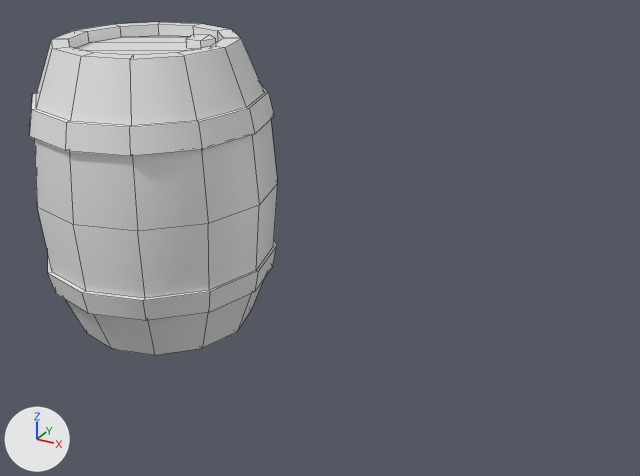
Renders of the Blender file Blends/Barrel.blend from each side of a commit.
The view is the same before and after, from a 50 mm lens placed at (1.696, -2.036, 1.407), pointed at (0.572, 0.007, 0.385). Lighting does not change. The marker at lower left points along +X, +Y and +Z. Mesh edges are drawn as thin lines. Objects named as collision shapes, trigger or cutter boxes, shadow casters or lower levels of detail are left out.

The scene before the commit, as lines of its bpy script (objects in view):
```python
me_cylinder_001 = bpy.data.meshes.new('Cylinder.001')
me_cylinder_001.from_pydata(...)  # 190 vertices, 187 faces; spans x -0.373..0.373, y -0.373..0.373, z 0.0..0.9
me_cylinder_001.polygons.foreach_set('use_smooth', [True] * 187)
me_cylinder_001.materials.append(mat_material_001)  # its picture is missing
ob_cylinder_001 = bpy.data.objects.new('Cylinder.001', me_cylinder_001)
ob_cylinder_001.location = (0.0, 0.0, 0.0)
```
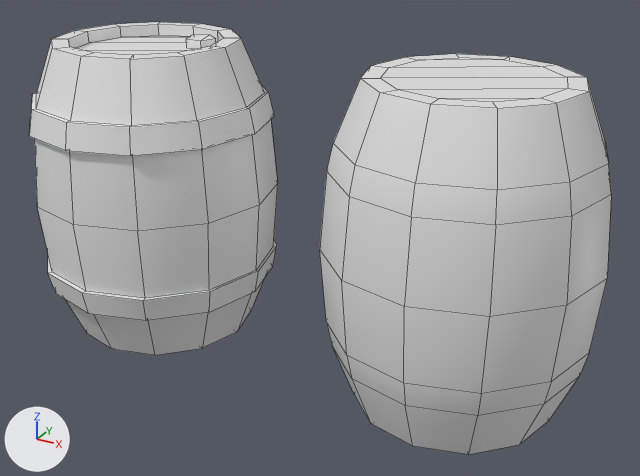
Location of each change, [x1, y1, x2, y2] in pixels of the pictures (640 x 476 px):
'Barrel_LOD1', added: after [320, 54, 611, 454]

Patch to the scene script:
```diff
--- a/Blends/Barrel.blend.py
+++ b/Blends/Barrel.blend.py
@@ mat_material_004 @@
+mat_material_004 = principled_material('Material.004')
+mat_material_004.base_color = (0.8, 0.8, 0.8)  # white #e7e7e7
@@ me_barrel_lod1 @@
+me_barrel_lod1.from_pydata(...)  # 108 vertices, 108 faces; spans x -0.373..0.373, y -0.373..0.373, z 0.0..0.9
+me_barrel_lod1.polygons.foreach_set('use_smooth', [True] * 108)
+me_barrel_lod1.materials.append(mat_material_004)  # its picture is missing
@@ ob_barrel_lod1 @@
+ob_barrel_lod1 = bpy.data.objects.new('Barrel_LOD1', me_barrel_lod1)
+ob_barrel_lod1.location = (1.0, 0.0, 0.0)
```
